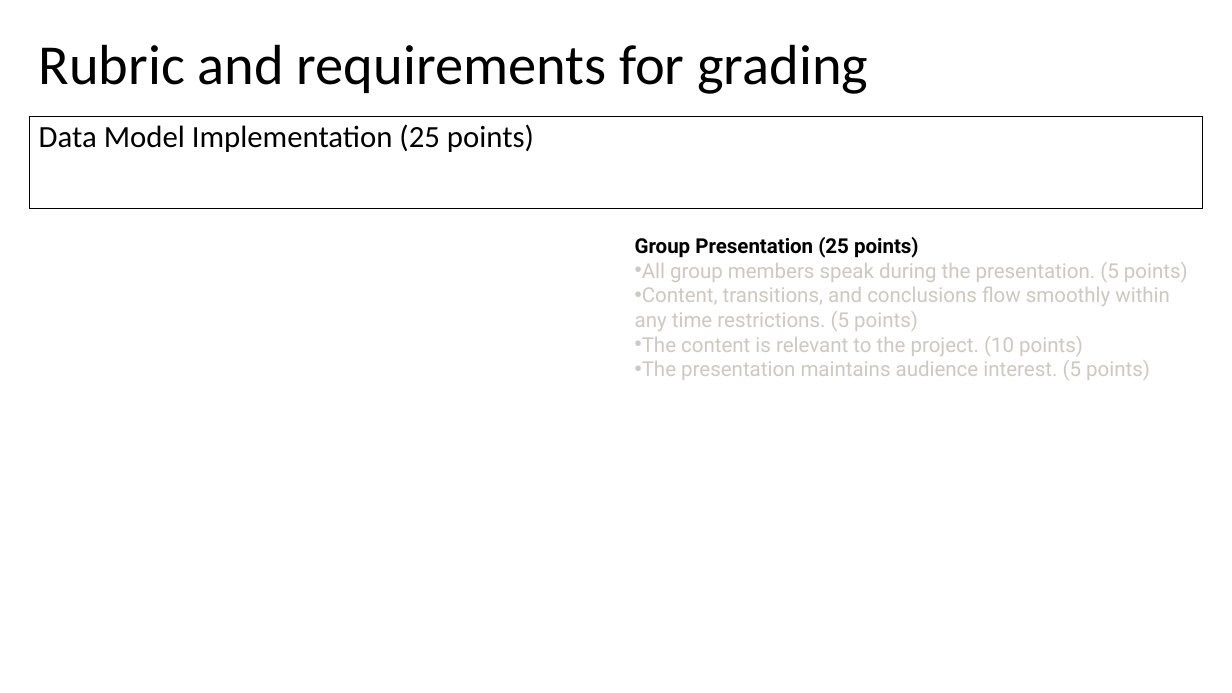
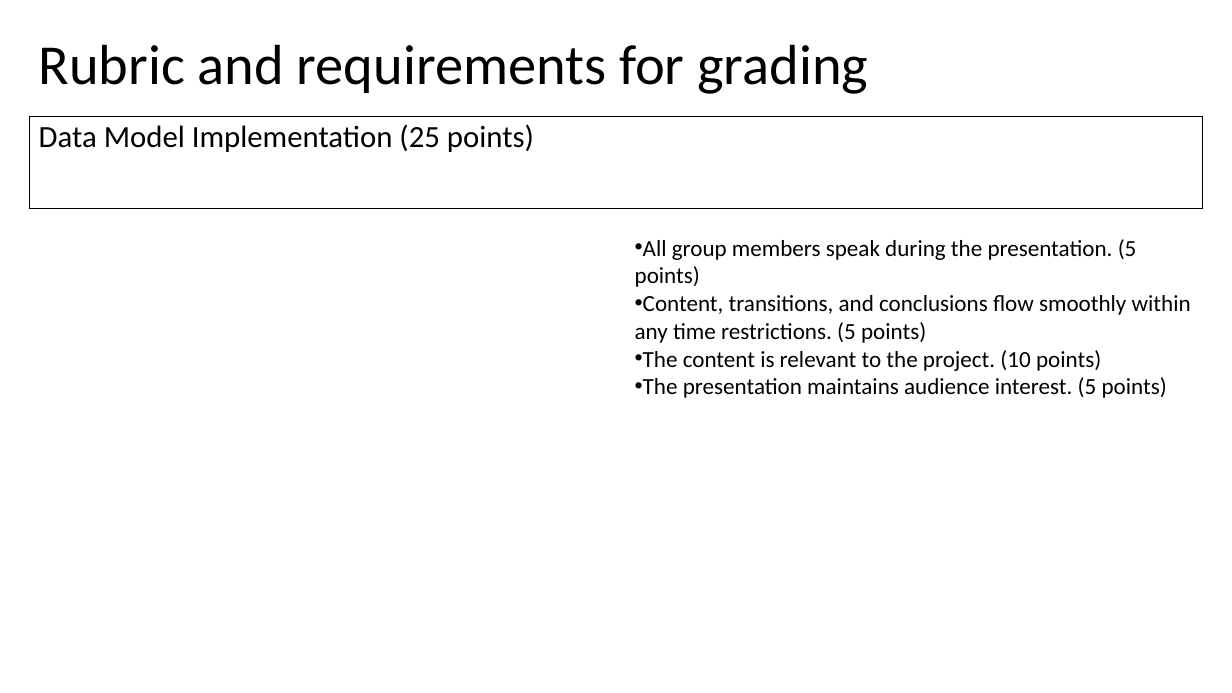
Before and after one commit to Evdawg/Project_4_FF_ML, a slide deck: slide 6 of Project_3_outline.pptm. Drawn at 1232x693 pixels with LibreOffice and Linux fonts; fonts in the diff are those of the drawing. Boxes give left, top, right and bottom in pixels: in the first picture for what was removed or moved away, otherwise in the second. Text is boxed around its words. In the diff, an @@ line names an element or a change of style, - is before the commit and + after.

Commit message:
ERS: Add README template. Update project outline template.

```diff
--- a/Project_3_outline.pptm
+++ b/Project_3_outline.pptm
@@ text "All group members speak during ..." at (635,239,1191,398): size 16 to 18 pt, font Roboto to Calibri, text colour #CDC8C2 to #000000 @@
@@ text at (635,237,919,258): paragraph removed @@
-Group Presentation (25 points)
```
Also in this commit, not shown: 1 other slide changed, 1 other file.
